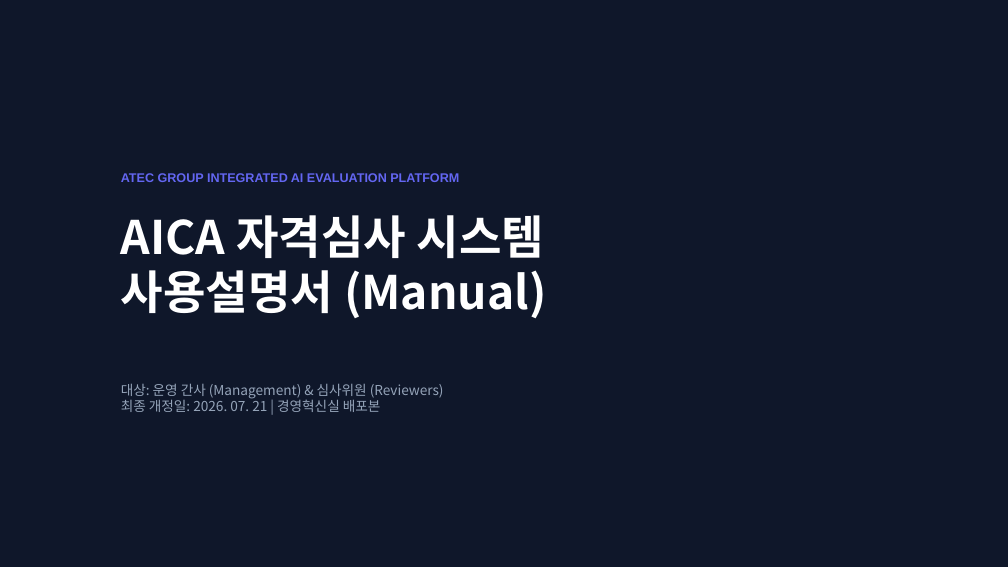
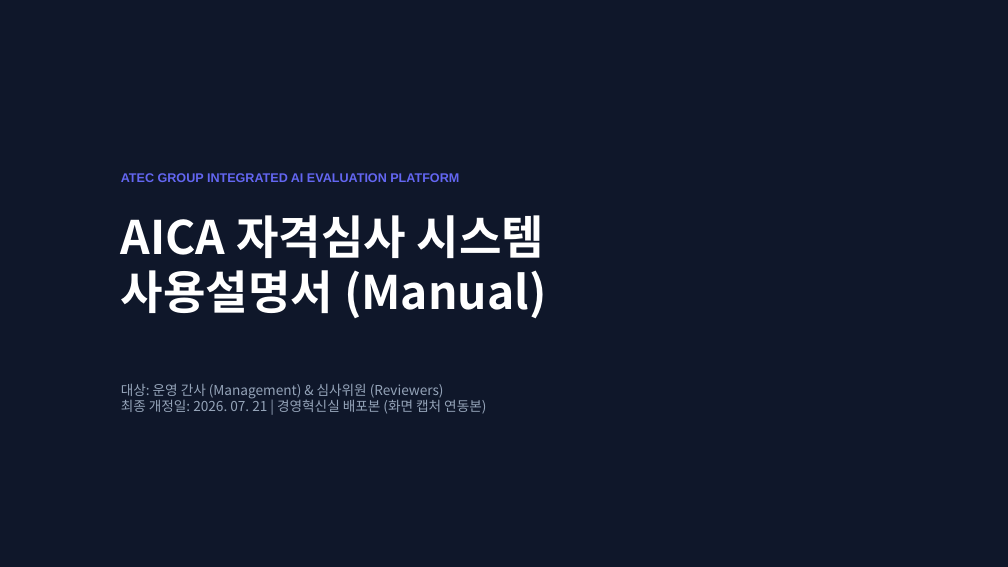
Before and after one commit to teckyun73/AICA_COMPETENCY, a slide deck: slide 1 of AICA_System_User_Manual.pptx. Drawn at 1008x567 pixels with LibreOffice and Linux fonts; fonts in the diff are those of the drawing. Boxes give left, top, right and bottom in pixels: in the first picture for what was removed or moved away, otherwise in the second. Text is boxed around its words. In the diff, an @@ line names an element or a change of style, - is before the commit and + after.

```diff
--- a/AICA_System_User_Manual.pptx
+++ b/AICA_System_User_Manual.pptx
@@ text at <box>121,383,486,414</box>: text changed @@
-대상: 운영 간사 (Management) & 심사위원 (Reviewers)
-최종 개정일: 2026. 07. 21 | 경영혁신실 배포본
+대상: 운영 간사 (Management) & 심사위원 (Reviewers)
+최종 개정일: 2026. 07. 21 | 경영혁신실 배포본 (화면 캡처 연동본)
```
Also in this commit, not shown: 5 other slides changed.
